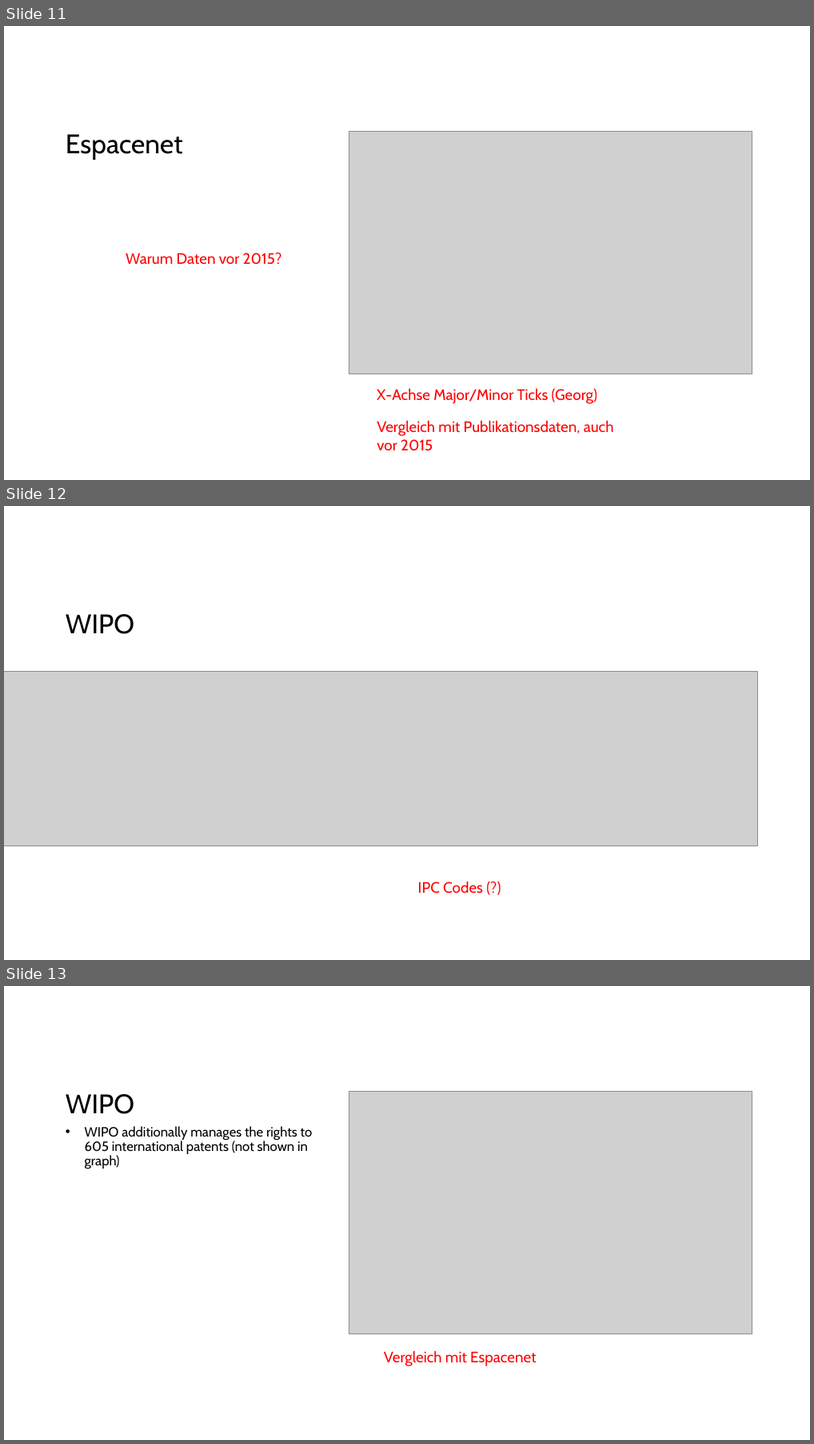
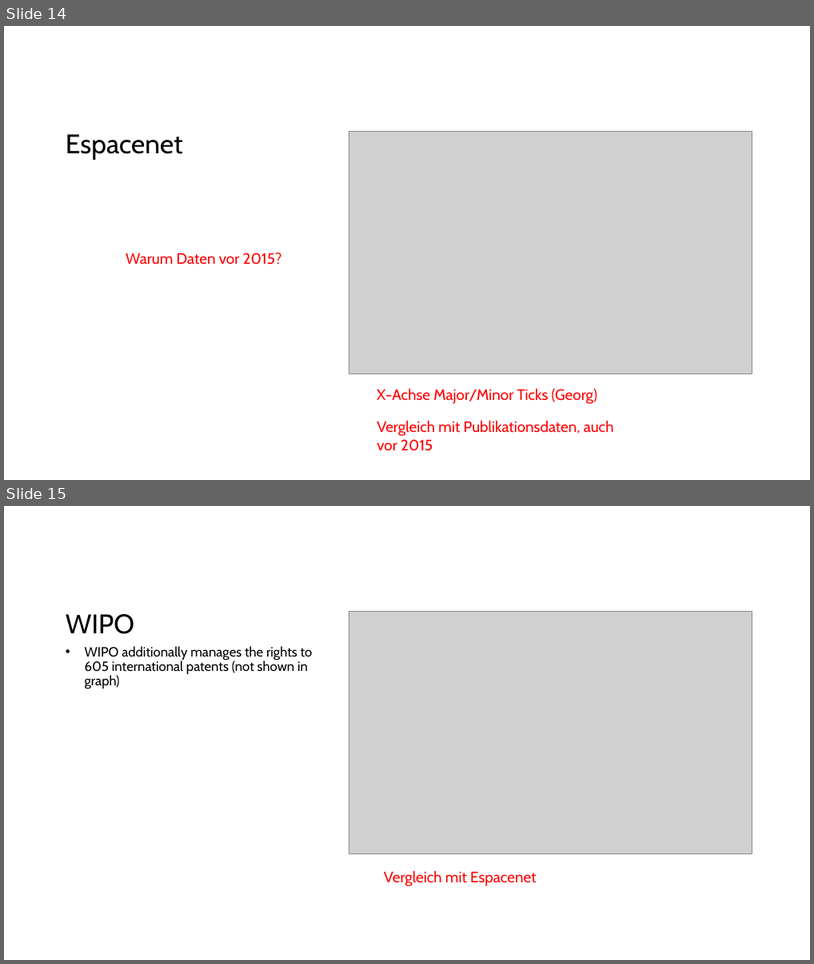
Before and after one commit to GMPuntigam/DataDrivenForesight, a slide deck: presentation/DataDrivenForesight.pptx. Shown one above the other, each under a label of ours: slides 11, 12 and 13 before the commit, slides 14 and 15 after it. The pictures are 814x1444 and 814x964 pixels, drawn with LibreOffice and Linux fonts; fonts in the diff are those of the drawing; grey boxes stand for pictures. Boxes give left, top, right and bottom in pixels: in the first picture for what was removed or moved away, otherwise in the second. Text is boxed around its words. In the diff, an @@ line names an element or a change of style, - is before the commit and + after.

```diff
--- a/presentation/DataDrivenForesight.pptx
+++ b/presentation/DataDrivenForesight.pptx
@@ slide 12 removed at <box>4,506,810,960</box>, background #FFFFFF @@
@@ title removed at <box>66,614,134,634</box> @@
-WIPO
@@ picture removed at <box>4,671,758,845</box> @@
@@ text removed at <box>418,880,483,893</box> @@
-IPC Codes (?)
@@ what was slide 11 is now slide 14 @@
@@ what was slide 13 is now slide 15 @@
```
Also in this commit, not shown: 2 slides changed, 4 slides added, 1 other slide removed, 1 other file.
